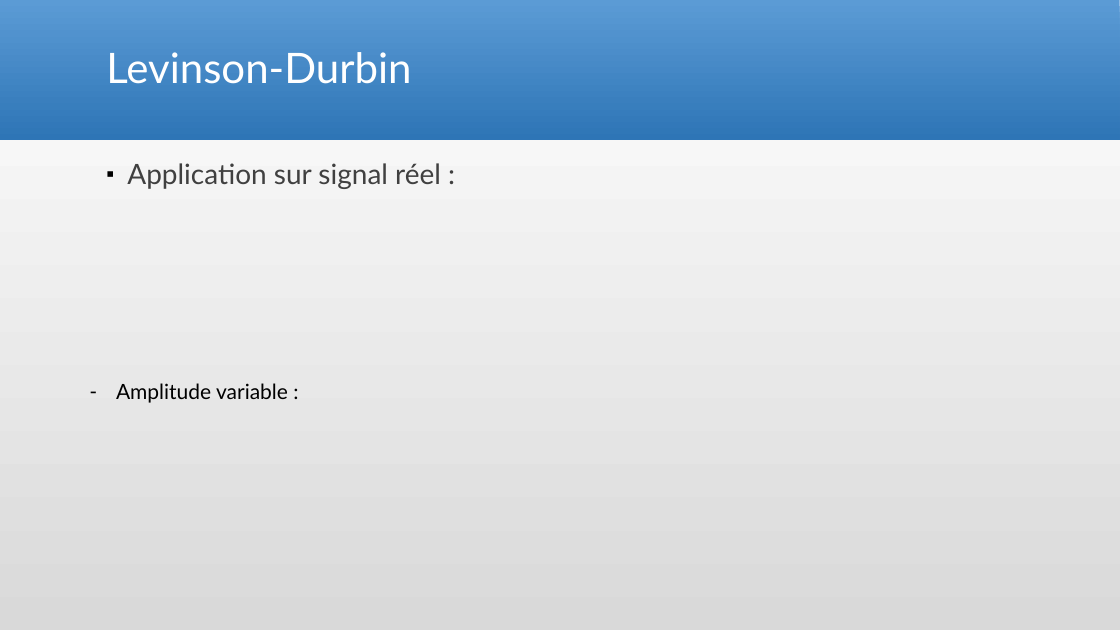
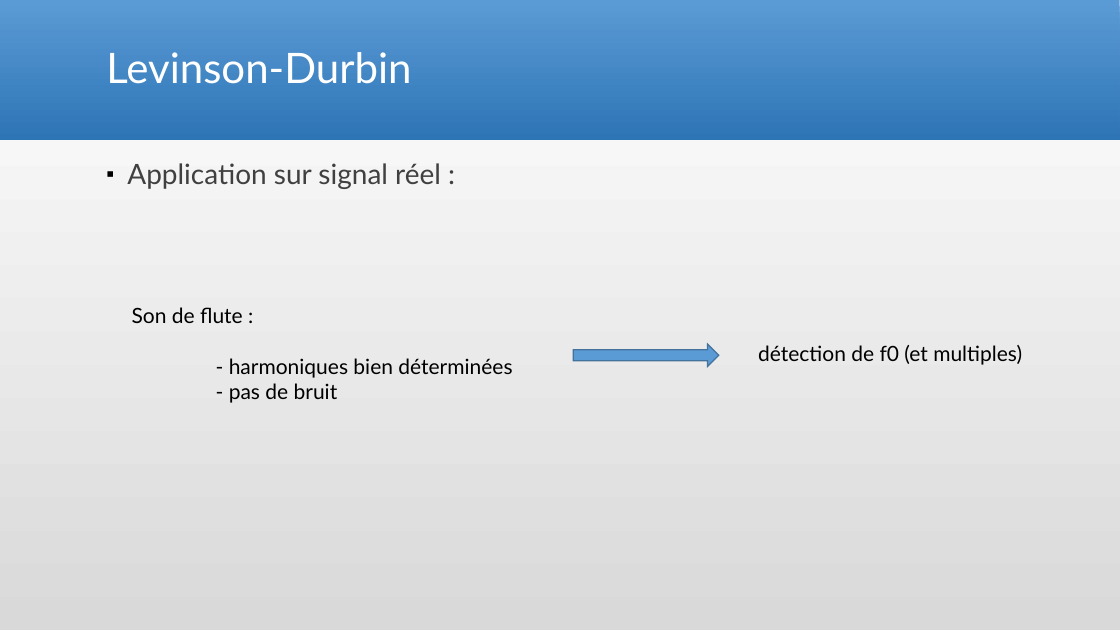
Before and after one commit to Arcyno/analyse_spectrale, a slide deck: slide 8 of Analyse spectrale_antoine.pptx. Drawn at 1120x630 pixels with LibreOffice and Linux fonts; fonts in the diff are those of the drawing. Boxes give left, top, right and bottom in pixels: in the first picture for what was removed or moved away, otherwise in the second. Text is boxed around its words. In the diff, an @@ line names an element or a change of style, - is before the commit and + after.

```diff
--- a/Analyse spectrale_antoine.pptx
+++ b/Analyse spectrale_antoine.pptx
@@ text added at (132, 307, 512, 403), 18 pt, text #000000 @@
+Son de flute :
+- harmoniques bien déterminées
+- pas de bruit
@@ right arrow added at (573, 344, 718, 366), fill #5B9BD5, outline #43739E 1 pt @@
@@ text added at (758, 345, 1022, 365), 18 pt, text #000000 @@
+détection de f0 (et multiples)
@@ text removed at (116, 383, 288, 403) @@
-– Amplitude variable :
```
Also in this commit, not shown: 1 other slide changed, 10 slides added, 8 slides removed.
